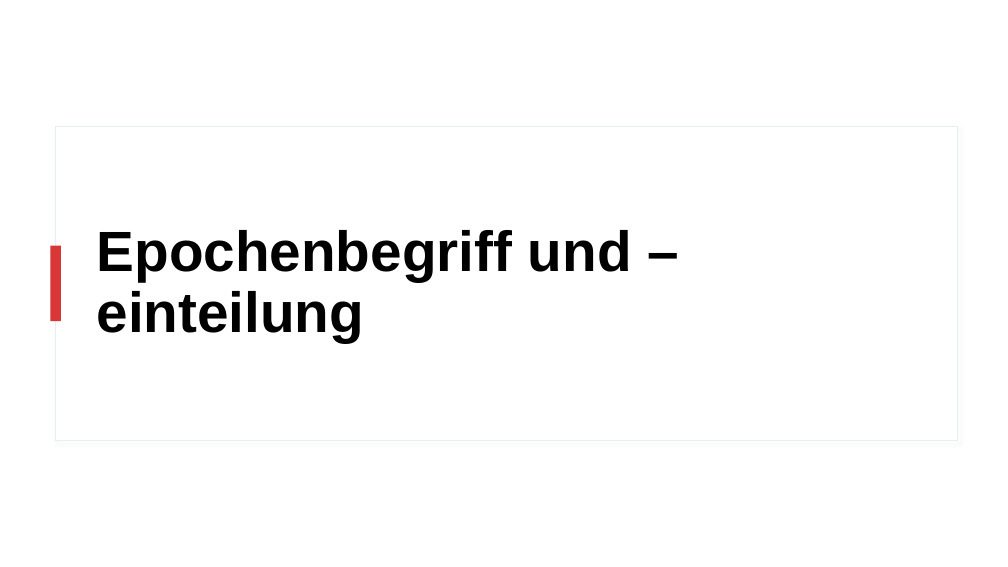
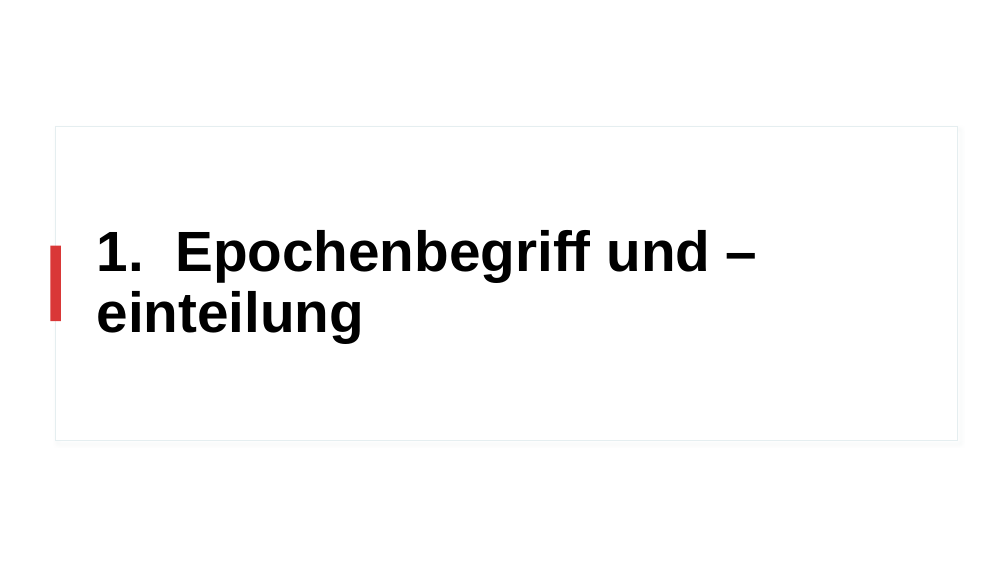
Before and after one commit to realjanpaulus/clusterpoems, a slide deck: slide 3 of literature & presentation/clustering_presentation.pptx. Drawn at 1008x567 pixels with LibreOffice and Linux fonts; fonts in the diff are those of the drawing. Boxes give left, top, right and bottom in pixels: in the first picture for what was removed or moved away, otherwise in the second. Text is boxed around its words. In the diff, an @@ line names an element or a change of style, - is before the commit and + after.

```diff
--- a/literature & presentation/clustering_presentation.pptx
+++ b/literature & presentation/clustering_presentation.pptx
@@ title at (x1=97, y1=230, x2=710, y2=343): text changed @@
-Epochenbegriff und –einteilung
+1. Epochenbegriff und – einteilung
```
Also in this commit, not shown: 6 other slides changed, 5 slides added, 3 slides removed, 24 other files.
